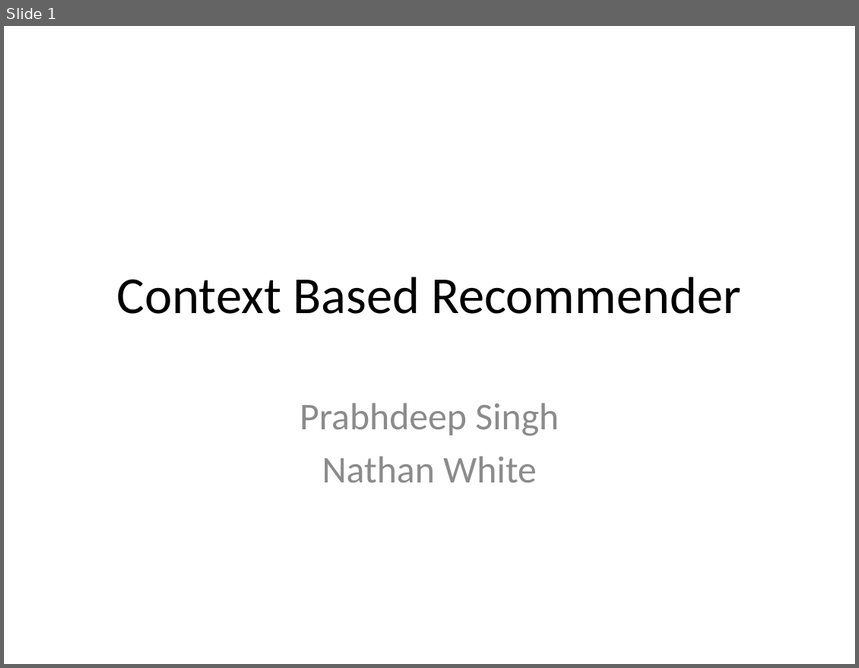
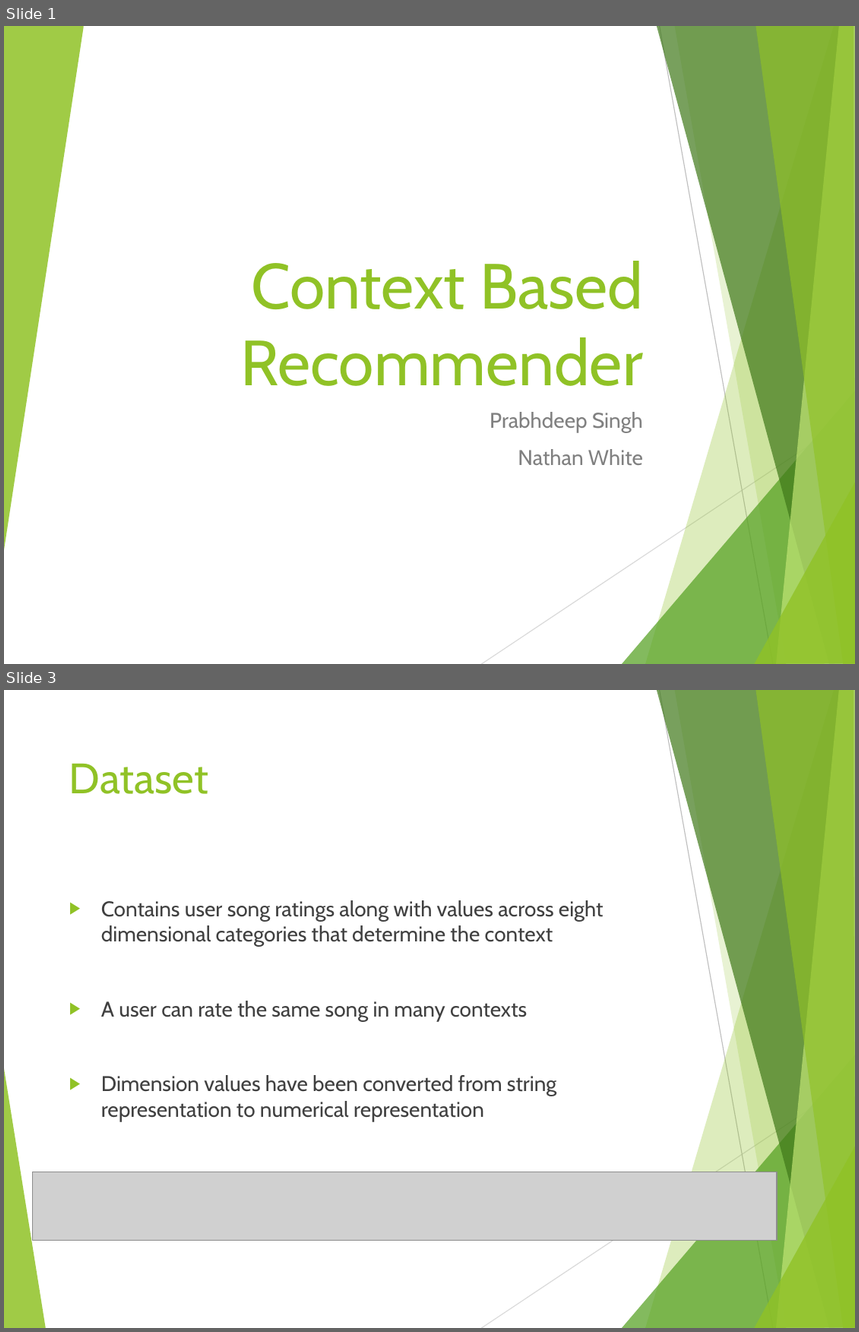
Before and after one commit to prabsingh/490FinalProject, a slide deck: ContextBasedRecommender.pptx. Shown one above the other, each under a label of ours: slide 1 before the commit, slides 1 and 3 after it; the slides between them are not shown. The pictures are 859x668 and 859x1332 pixels, drawn with LibreOffice and Linux fonts; fonts in the diff are those of the drawing; grey boxes stand for pictures. Boxes give left, top, right and bottom in pixels: in the first picture for what was removed or moved away, otherwise in the second. Text is boxed around its words. In the diff, an @@ line names an element or a change of style, - is before the commit and + after.

```diff
--- a/ContextBasedRecommender.pptx
+++ b/ContextBasedRecommender.pptx
@@ slide 3 added at [4,690,855,1328], background #FFFFFF; not listed: 9 template elements that a slide beside it also shows @@
@@ title added at [69,763,208,794], 36 pt, text #90C226 @@
+Dataset
@@ text added at [101,901,604,1122], 18 pt, text #404040 @@
+▶ Contains user song ratings along with values across eight dimensional categories that determine the context
+▶ A user can rate the same song in many contexts
+▶ Dimension values have been converted from string representation to numerical representation
@@ freeform shape added at [4,1064,46,1328], fill #90C226 at 85% opacity @@
@@ picture added at [32,1173,777,1241] @@
@@ slide 1 changed as well @@
@@ group added at [4,26,855,664]: 8 freeform shapes, 2 lines @@
@@ title "Context Based Recommender": place and size @@
-title "Context Based Recommender" at [117,277,740,314]
+title "Context Based Recommender" at [240,261,643,386]
@@ title "Context Based Recommender" at [240,261,643,386]: size 44 to 54 pt, font Calibri to Cabin, text colour #000000 to #90C226; alignment centre to right; vertical alignment middle to bottom @@
@@ subtitle "Prabhdeep Singh": place and size @@
-subtitle "Prabhdeep Singh" at [300,403,559,483]
+subtitle "Prabhdeep Singh" at [490,412,643,465]
@@ subtitle "Prabhdeep Singh" at [490,412,643,465]: size 32 to 18 pt, font Calibri to Cabin, text colour #8C8C8C to #808080; alignment centre to right; more space between paragraphs @@
```
Also in this commit, not shown: 4 other slides changed, 1 other slide added, 1 slide removed.
